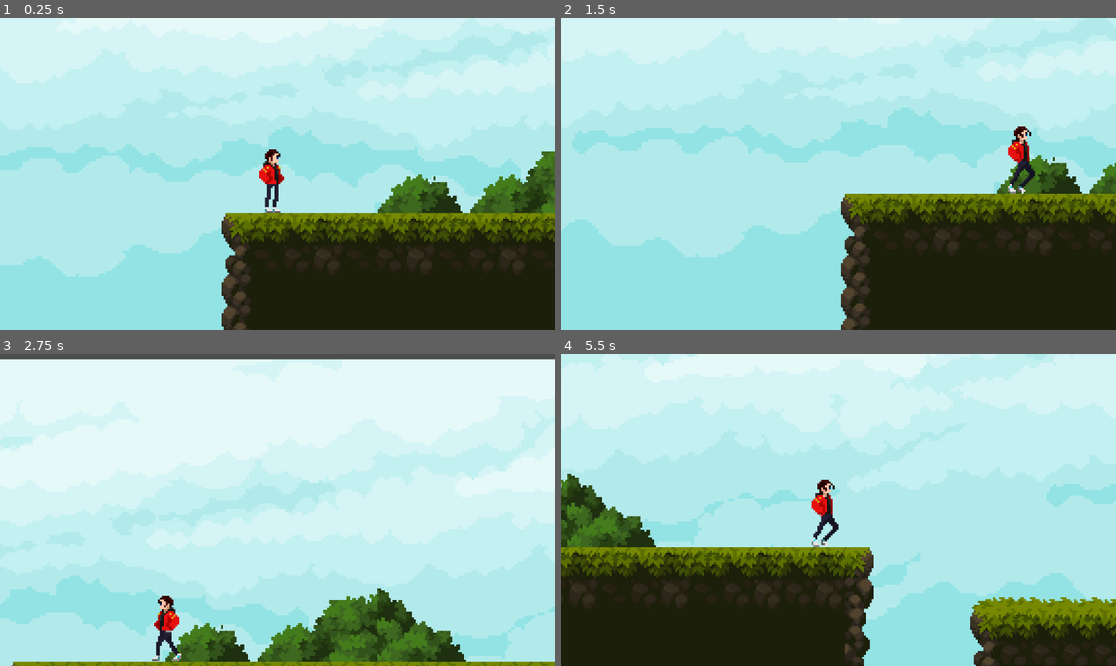
Above: before the commit, frames 1-4 (two rows, left to right).
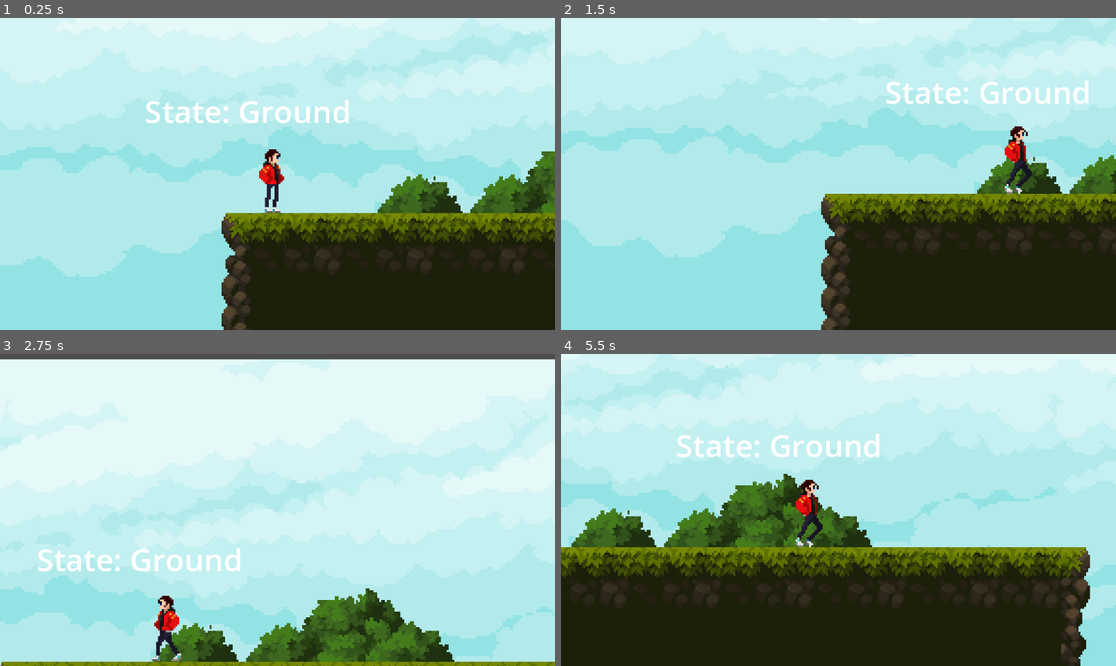
Above: after the commit, the same moments.

Repository: Chackal099/ProjetoPursuit
Game: Godot game, scene res://Levels/test_level.tscn
Two runs of this game, one before a commit and one after it. Both use one fixed random seed, a clock stepped at 60 frames per second and the inputs below.
Inputs (mouse positions are in pixels of both pictures, inside the frame that each line leads up to):
- Up to frame 1 (0.25 s): no input
- Up to frame 2 (1.5 s): move the mouse to (960, 158) at 0.52 s; hold S (crouch) 0.53-1.28 s; hold D (right) from 0.53 s (still down); tap Space (jump) at 0.77, 1.07 s; tap Shift (run) at 0.8, 1.35 s; move the mouse to (727, 189) at 1.27 s
- Up to frame 3 (2.75 s): tap Space (jump) at 1.52, 1.55, 1.82 s; move the mouse to (333, 441) at 2.02 s; release D (right) at 2.03 s; hold A (left) from 2.03 s (still down); hold Space (jump) from 2.03 s (still down); tap S (crouch) at 2.3 s
- Up to frame 4 (5.5 s): move the mouse to (810, 572) at 2.77 s; release A (left) at 2.78 s; release Space (jump) at 2.78 s; hold D (right) 2.78-4.28 s; tap S (crouch) at 2.85, 4.35 s; tap Space (jump) at 3.02, 3.32, 3.77, 3.8, 4.07, 4.52, 4.82 s; tap Shift (run) at 3.05 s; move the mouse to (1005, 556) at 3.52 s; hold Shift (run) 3.53-4.28 s; move the mouse to (672, 463) at 4.27 s; hold A (left) 4.28-5.03 s; move the mouse to (866, 510) at 5.02 s; hold D (right) from 5.03 s (still down); hold Shift (run) from 5.03 s (still down)

The runs differ from the first frame. In frame 1, 0.9% of the frame differs, in the area x 26-63%, y 26-34%; in frame 2, 12%; in frame 3, 6.6%; in frame 4, 31%, in the area x 0-100%, y 0-100%.

Commit message:
State Machine Training almost done
Made the state machines for jump, but run still doesn't work

Diff:
--- a/Character/AirState.gd
+++ b/Character/AirState.gd
@@ -1,3 +1,9 @@
 extends State
 
 class_name AirState
+
+@export var ground_state : State
+
+func state_process(delta):
+	if(character.is_on_floor()):
+		next_state = ground_state
--- a/Character/CharacterStateMachine.gd
+++ b/Character/CharacterStateMachine.gd
@@ -2,6 +2,7 @@
 
 class_name CharacterStateMachine
 
+@export var character : CharacterBody2D
 @export var current_state : State
 
 var states: Array[State]
@@ -11,11 +12,30 @@
 		if (child is State):
 			states.append(child)
 
+			child.character = character
+
 
 		else:
 			push_warning("Child " + child.name + " is not a State for CharacterStateMachine")
 
 
+func _physics_process(delta):
+	if(current_state.next_state != null):
+		switch_states(current_state.next_state)
+
+	current_state.state_process(delta)
 
 func check_if_can_move():
 	return current_state.can_move
+
+func switch_states(new_state: State):
+	if(current_state != null):
+		current_state.on_exit()
+		current_state.next_state = null
+
+	current_state = new_state
+
+	current_state.on_enter()
+
+func _input(event : InputEvent):
+	current_state.state_input(event)
--- a/Character/GroundState.gd
+++ b/Character/GroundState.gd
@@ -1,3 +1,22 @@
 extends State
 
 class_name GroundState
+
+@export var air_state : State
+@export var running_state : State
+@export var RunSpeed : float = 200.0
+@export var jump_velocity : float = -150.0
+
+func state_input(event : InputEvent):
+	if(event.is_action_pressed("jump")):
+		jump()
+	elif(event.is_action_pressed("run")):
+		sprint()
+
+func jump():
+	character.velocity.y = jump_velocity
+	next_state = air_state
+
+func sprint():
+	character.velocity.x = character.direction.x * RunSpeed
+	next_state = running_state
--- /dev/null
+++ b/Character/RunningState.gd
@@ -0,0 +1,29 @@
+extends State
+
+class_name RunningState
+
+@export var ground_state : State
+@export var air_state : State
+@export var slide_standard : float = 300.0
+@export var slide_counter : float = 300.0
+@export var slide_friction : float = 5.0
+@export var CrouchSpeed : float = 50.0
+@export var RunSpeed : float = 200.0
+
+func state_input(event : InputEvent):
+	if(event.is_action_pressed("jump")):
+		ground_state.jump()
+
+	if(event.is_action_pressed("crouch")):
+		slide()
+
+func slide():
+	character.velocity.x = character.direction.x * slide_counter
+	if character.velocity.x != 0:
+		slide_counter -= slide_friction
+	else:
+		character.velocity.x = character.direction.x * CrouchSpeed
+
+func state_process(delta):
+	if(Input.is_action_just_released("run")):
+		next_state = ground_state
--- a/Character/State.gd
+++ b/Character/State.gd
@@ -4,3 +4,18 @@
 
 
 @export var can_move : bool = true
+
+var character : CharacterBody2D
+var next_state : State
+
+func state_process(delta):
+	pass
+
+func state_input(event : InputEvent):
+	pass
+
+func on_enter():
+	pass
+
+func on_exit():
+	pass
--- /dev/null
+++ b/Character/StateDebugLabel.gd
@@ -0,0 +1,8 @@
+extends Label
+
+@export var state_machine : CharacterStateMachine
+
+
+# Called every frame. 'delta' is the elapsed time since the previous frame.
+func _process(delta):
+	text = "State: " + state_machine.current_state.name
--- a/Character/player.gd
+++ b/Character/player.gd
@@ -1,13 +1,10 @@
 extends CharacterBody2D
 
 
-@export var RunSpeed : float = 200.0
 @export var WalkSpeed : float = 100.0
 @export var CrouchSpeed : float = 50.0
-@export var jump_velocity : float = -150.0
-@export var slide_standard : float = 300.0
-@export var slide_counter : float = 300.0
-@export var slide_friction : float = 5.0
+@export var RunSpeed : float = 200.0
+
 #@export var double_jump_velocity : float = -100.0
 
 @onready var animated_sprite : Sprite2D = $Sprite2D
@@ -43,7 +40,7 @@
 	# Handle Jump.
 	if Input.is_action_just_pressed("jump"):
 		if is_on_floor():
-			jump()
+			pass
 		#elif not has_double_jumped:
 			#double_jump()
 
@@ -56,26 +53,26 @@
 		#Walk Mechanics
 		velocity.x = direction.x * WalkSpeed
 		#Run Mechanics
-		if Input.is_action_pressed("run"):
-			velocity.x = direction.x * RunSpeed
-			#Slide when running Mechanics
-			if Input.is_action_pressed("crouch"):
-				velocity.x = direction.x * slide_counter
-				if velocity.x != 0:
-					slide_counter -= slide_friction
-				else:
-					velocity.x = direction.x * CrouchSpeed
-			elif Input.is_action_just_released("crouch"):
-				slide_counter = slide_standard
-		elif Input.is_action_pressed("crouch"):
-			velocity.x = direction.x * CrouchSpeed
+		#if Input.is_action_pressed("run"):
+			#velocity.x = direction.x * RunSpeed
+#			#Slide when running Mechanics
+#			if Input.is_action_pressed("crouch"):
+#				velocity.x = direction.x * slide_counter
+#				if velocity.x != 0:
+#					slide_counter -= slide_friction
+#				else:
+#					velocity.x = direction.x * CrouchSpeed
+#			elif Input.is_action_just_released("crouch"):
+#				slide_counter = slide_standard
+#		elif Input.is_action_pressed("crouch"):
+#			velocity.x = direction.x * CrouchSpeed
 	else:
 		velocity.x = move_toward(velocity.x, 0, WalkSpeed)
 
 	update_animation()
 	move_and_slide()
 	update_facing_direction()
-	#showVel()
+	showVel()
 
 func update_animation():
 	animation_tree.set("parameters/Move/blend_position", direction.x)
@@ -107,11 +104,6 @@
 	elif direction.x < 0:
 		animated_sprite.flip_h = true
 
-func jump():
-	velocity.y = jump_velocity
-#	animated_sprite.play("JumpStart")
-	animation_locked = true
-
 #func double_jump():
 #	velocity.y = double_jump_velocity
 #	animated_sprite.play("JumpDouble")
--- a/Character/player2.tscn
+++ b/Character/player2.tscn
@@ -6,9 +6,12 @@
 [ext_resource type="Texture2D" uid="uid://ds4e31d32kbv7" path="res://Art/ANIMACAO/Slide.png" id="4_hui53"]
 [ext_resource type="Texture2D" uid="uid://c86xuqvn8124l" path="res://Art/ANIMACAO/new-idle.png" id="5_34641"]
 [ext_resource type="Texture2D" uid="uid://cn5lrgs8h2rpq" path="res://Art/ANIMACAO/walk-no-gun.png" id="6_svb2c"]
+[ext_resource type="Texture2D" uid="uid://cc3sedlt21e6q" path="res://Art/ANIMACAO/jump-no-gun.png" id="7_5gvaa"]
 [ext_resource type="Script" path="res://Character/CharacterStateMachine.gd" id="7_f3hy5"]
 [ext_resource type="Script" path="res://Character/GroundState.gd" id="8_pbsgr"]
 [ext_resource type="Script" path="res://Character/AirState.gd" id="9_mku5u"]
+[ext_resource type="Script" path="res://Character/RunningState.gd" id="10_jbhgb"]
+[ext_resource type="Script" path="res://Character/StateDebugLabel.gd" id="11_oitya"]
 
 [sub_resource type="CapsuleShape2D" id="CapsuleShape2D_03l52"]
 radius = 7.0
@@ -428,12 +431,56 @@
 "values": [0, 1, 2, 3, 4]
 }
 
+[sub_resource type="Animation" id="Animation_oi4rr"]
+resource_name = "JumpStart"
+length = 1.2
+tracks/0/type = "value"
+tracks/0/imported = false
+tracks/0/enabled = true
+tracks/0/path = NodePath("Sprite2D:texture")
+tracks/0/interp = 1
+tracks/0/loop_wrap = true
+tracks/0/keys = {
+"times": PackedFloat32Array(0),
+"transitions": PackedFloat32Array(1),
+"update": 1,
+"values": [ExtResource("7_5gvaa")]
+}
+tracks/1/type = "value"
+tracks/1/imported = false
+tracks/1/enabled = true
+tracks/1/path = NodePath("Sprite2D:hframes")
+tracks/1/interp = 1
+tracks/1/loop_wrap = true
+tracks/1/keys = {
+"times": PackedFloat32Array(0),
+"transitions": PackedFloat32Array(1),
+"update": 1,
+"values": [12]
+}
+tracks/2/type = "value"
+tracks/2/imported = false
+tracks/2/enabled = true
+tracks/2/path = NodePath("Sprite2D:frame")
+tracks/2/interp = 1
+tracks/2/loop_wrap = true
+tracks/2/keys = {
+"times": PackedFloat32Array(0, 0.1, 0.2, 0.3, 0.4, 0.5, 0.6, 0.7, 0.8, 0.9, 1, 1.1),
+"transitions": PackedFloat32Array(1, 1, 1, 1, 1, 1, 1, 1, 1, 1, 1, 1),
+"update": 1,
+"values": [0, 1, 2, 3, 4, 5, 6, 7, 8, 9, 10, 11]
+}
+
 [sub_resource type="AnimationLibrary" id="AnimationLibrary_g56m7"]
 _data = {
 "Idle": SubResource("Animation_wnusp"),
+"JumpStart": SubResource("Animation_oi4rr"),
 "RESET": SubResource("Animation_oiexo"),
 "Walk": SubResource("Animation_u5maj")
 }
+
+[sub_resource type="AnimationNodeAnimation" id="AnimationNodeAnimation_d8ega"]
+animation = &"JumpStart"
 
 [sub_resource type="AnimationNodeAnimation" id="AnimationNodeAnimation_425kh"]
 animation = &"Idle"
@@ -456,11 +503,19 @@
 [sub_resource type="AnimationNodeStateMachineTransition" id="AnimationNodeStateMachineTransition_ffhad"]
 advance_mode = 2
 
+[sub_resource type="AnimationNodeStateMachineTransition" id="AnimationNodeStateMachineTransition_8cy13"]
+
+[sub_resource type="AnimationNodeStateMachineTransition" id="AnimationNodeStateMachineTransition_37ifm"]
+switch_mode = 2
+advance_mode = 2
+
 [sub_resource type="AnimationNodeStateMachine" id="AnimationNodeStateMachine_vpnyb"]
+states/JumpStart/node = SubResource("AnimationNodeAnimation_d8ega")
+states/JumpStart/position = Vector2(466, 40)
 states/Move/node = SubResource("AnimationNodeBlendSpace1D_bsnls")
 states/Move/position = Vector2(466, 112)
 states/Start/position = Vector2(163, 100)
-transitions = ["Start", "Move", SubResource("AnimationNodeStateMachineTransition_ffhad")]
+transitions = ["Start", "Move", SubResource("AnimationNodeStateMachineTransition_ffhad"), "Move", "JumpStart", SubResource("AnimationNodeStateMachineTransition_8cy13"), "JumpStart", "Move", SubResource("AnimationNodeStateMachineTransition_37ifm")]
 
 [node name="CharacterBody2D" type="CharacterBody2D"]
 script = ExtResource("1_u2umo")
@@ -474,7 +529,7 @@
 position = Vector2(0, 3)
 scale = Vector2(1, 1.01563)
 sprite_frames = SubResource("SpriteFrames_ehi3x")
-animation = &"Slide"
+animation = &"JumpStart"
 autoplay = "Idle"
 
 [node name="Sprite2D" type="Sprite2D" parent="."]
@@ -491,14 +546,32 @@
 anim_player = NodePath("../AnimationPlayer")
 parameters/Move/blend_position = 0.0
 
-[node name="CharacterStateMachine" type="Node" parent="." node_paths=PackedStringArray("current_state")]
+[node name="CharacterStateMachine" type="Node" parent="." node_paths=PackedStringArray("character", "current_state")]
 script = ExtResource("7_f3hy5")
+character = NodePath("..")
 current_state = NodePath("Ground")
 
-[node name="Ground" type="Node" parent="CharacterStateMachine"]
+[node name="Ground" type="Node" parent="CharacterStateMachine" node_paths=PackedStringArray("air_state", "running_state")]
 script = ExtResource("8_pbsgr")
-
-[node name="Air" type="Node" parent="CharacterStateMachine"]
+air_state = NodePath("../Air")
+running_state = NodePath("../Running")
+
+[node name="Air" type="Node" parent="CharacterStateMachine" node_paths=PackedStringArray("ground_state")]
 script = ExtResource("9_mku5u")
+ground_state = NodePath("../Ground")
+
+[node name="Running" type="Node" parent="CharacterStateMachine" node_paths=PackedStringArray("ground_state", "air_state")]
+script = ExtResource("10_jbhgb")
+ground_state = NodePath("../Ground")
+air_state = NodePath("../Air")
+
+[node name="StateDebugLabel" type="Label" parent="." node_paths=PackedStringArray("state_machine")]
+offset_left = -69.0
+offset_top = -45.0
+offset_right = 63.0
+offset_bottom = -19.0
+text = "State: "
+script = ExtResource("11_oitya")
+state_machine = NodePath("../CharacterStateMachine")
 
 [connection signal="animation_finished" from="AnimatedSprite2D" to="." method="_on_animated_sprite_2d_animation_finished"]
Binary file added: Art/ANIMACAO/jump-no-gun.png
Not shown, added: Art/ANIMACAO/jump-no-gun.png.import
Not shown: 1 places in Character/player2.tscn that only renumber resources
